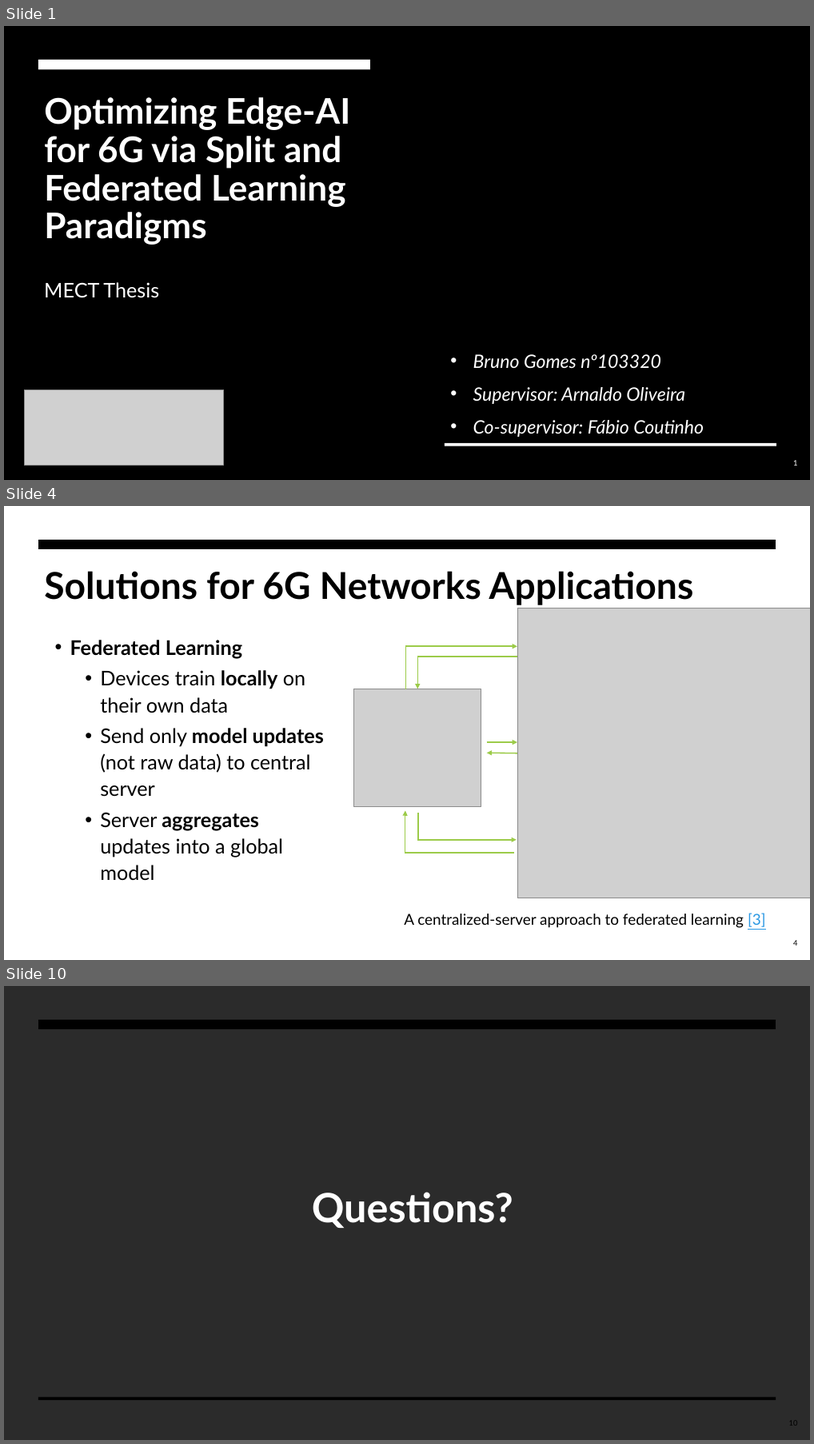
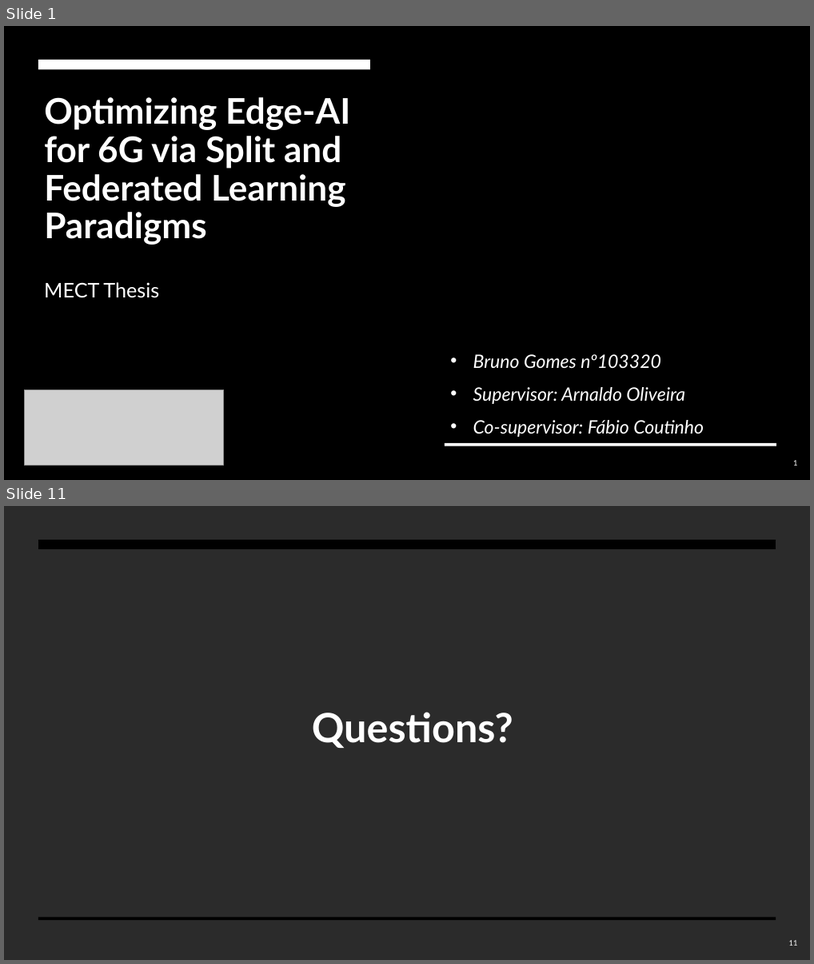
Before and after one commit to BrunoGomes22/MECT-Thesis, a slide deck: Presentations/apresentacao_tese_10min.pptx. Shown one above the other, each under a label of ours: slides 1, 4 and 10 before the commit, slides 1 and 11 after it; the slides between them are not shown. The pictures are 814x1444 and 814x964 pixels, drawn with LibreOffice and Linux fonts; fonts in the diff are those of the drawing; grey boxes stand for pictures; background and template pictures are left out; a plain dark background stands for a picture behind light text. Boxes give left, top, right and bottom in pixels: in the first picture for what was removed or moved away, otherwise in the second. Text is boxed around its words. In the diff, an @@ line names an element or a change of style, - is before the commit and + after.

```diff
--- a/Presentations/apresentacao_tese_10min.pptx
+++ b/Presentations/apresentacao_tese_10min.pptx
@@ slide 4 removed at [4,506,810,960], background #FFFFFF; not listed: 1 template element that a slide beside it also shows @@
@@ title removed at [44,571,694,605] @@
-Solutions for 6G Networks Applications
@@ picture removed at [518,608,810,898] @@
@@ text removed at [70,640,324,880] @@
-• Federated Learning
-  • Devices train locally on their own data
-  • Send only model updates (not raw data) to central server
-  • Server aggregates updates into a global model
@@ elbow arrow removed from (406, 688) to (518, 646) @@
@@ elbow arrow removed from (518, 656) to (418, 688) @@
@@ picture removed at [354,688,482,807] @@
@@ arrow removed from (487, 742) to (518, 742) @@
@@ arrow removed from (518, 753) to (487, 753) @@
@@ elbow arrow removed from (514, 852) to (406, 810) @@
@@ elbow arrow removed from (418, 813) to (517, 840) @@
@@ text removed at [404,912,766,928] @@
-A centralized-server approach to federated learning [3]
@@ page number removed at [794,940,798,945] @@
-4
@@ what was slide 10 is now slide 11 @@
@@ page number at [790,940,798,945]: text changed; text colour #000000 to #F7F7F7 @@
-10
+11
```
Also in this commit, not shown: 4 slides changed, 7 slides added, 3 other slides removed.
